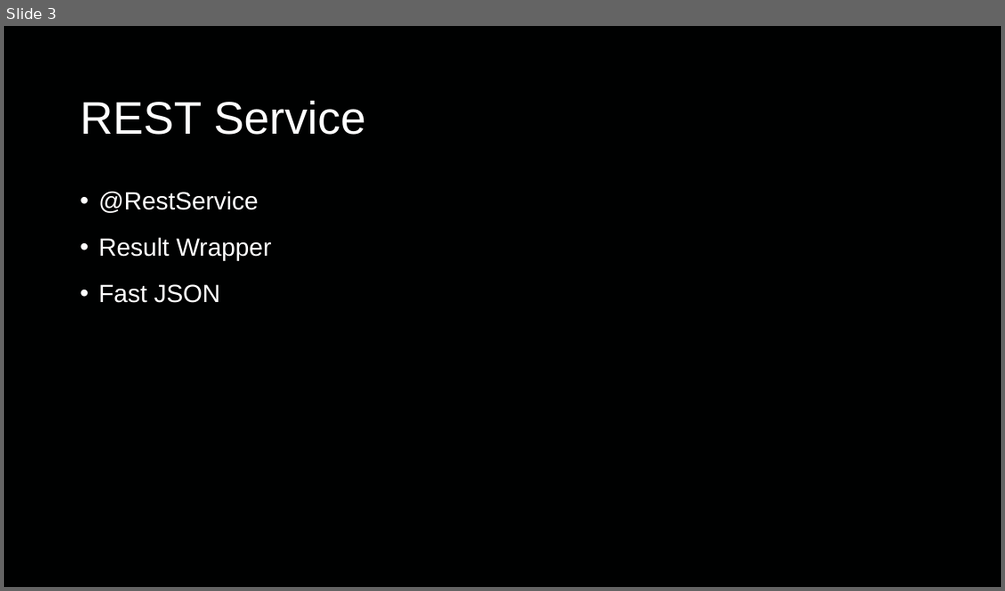
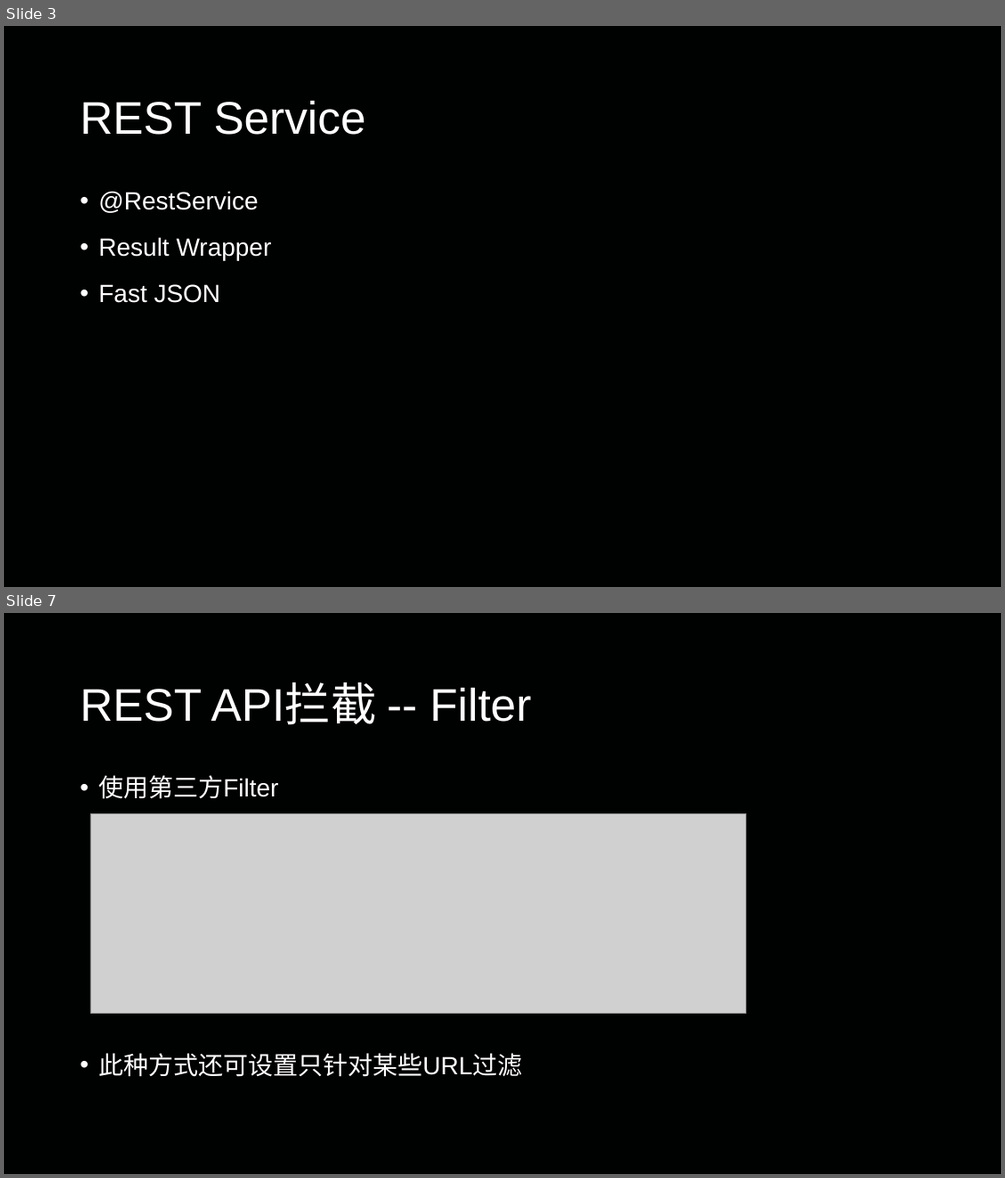
Before and after one commit to jungle0127/SpringBootLearning, a slide deck: FirstDemo/SpringBootIntroduction.pptx. Shown one above the other, each under a label of ours: slide 3 before the commit, slides 3 and 7 after it; the slides between them are not shown. The pictures are 1005x591 and 1005x1178 pixels, drawn with LibreOffice and Linux fonts; fonts in the diff are those of the drawing; grey boxes stand for pictures. Boxes give left, top, right and bottom in pixels: in the first picture for what was removed or moved away, otherwise in the second. Text is boxed around its words. In the diff, an @@ line names an element or a change of style, - is before the commit and + after.

```diff
--- a/FirstDemo/SpringBootIntroduction.pptx
+++ b/FirstDemo/SpringBootIntroduction.pptx
@@ slide 7 added at bbox=[4, 613, 1001, 1174], background #000101 @@
@@ title added at bbox=[80, 684, 531, 725], 44 pt, text #FFFFFF @@
+REST API拦截 -- Filter
@@ text added at bbox=[98, 775, 522, 1077], 24 pt, text #FFFFFF @@
+• 使用第三方Filter
+• 此种方式还可设置只针对某些URL过滤
@@ picture added at bbox=[90, 813, 745, 1013] @@
```
Also in this commit, not shown: 7 other slides added, 5 other files.
